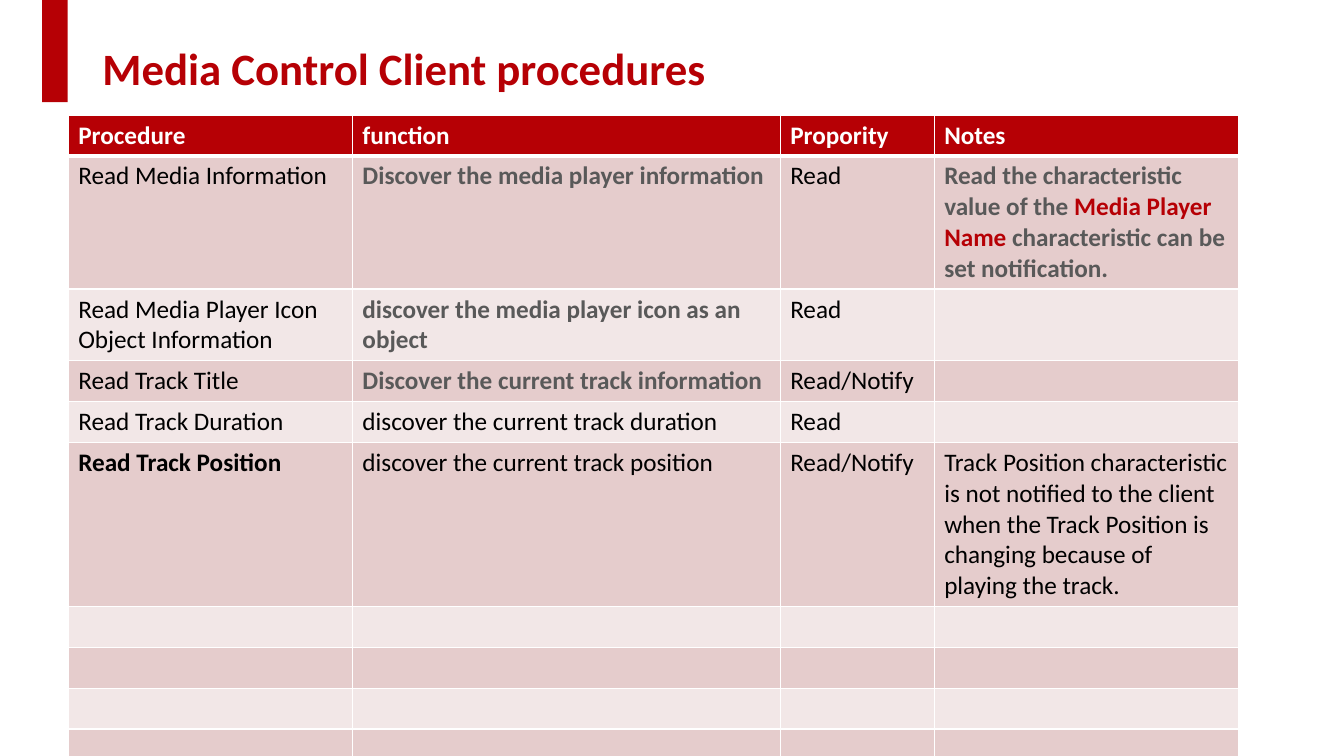
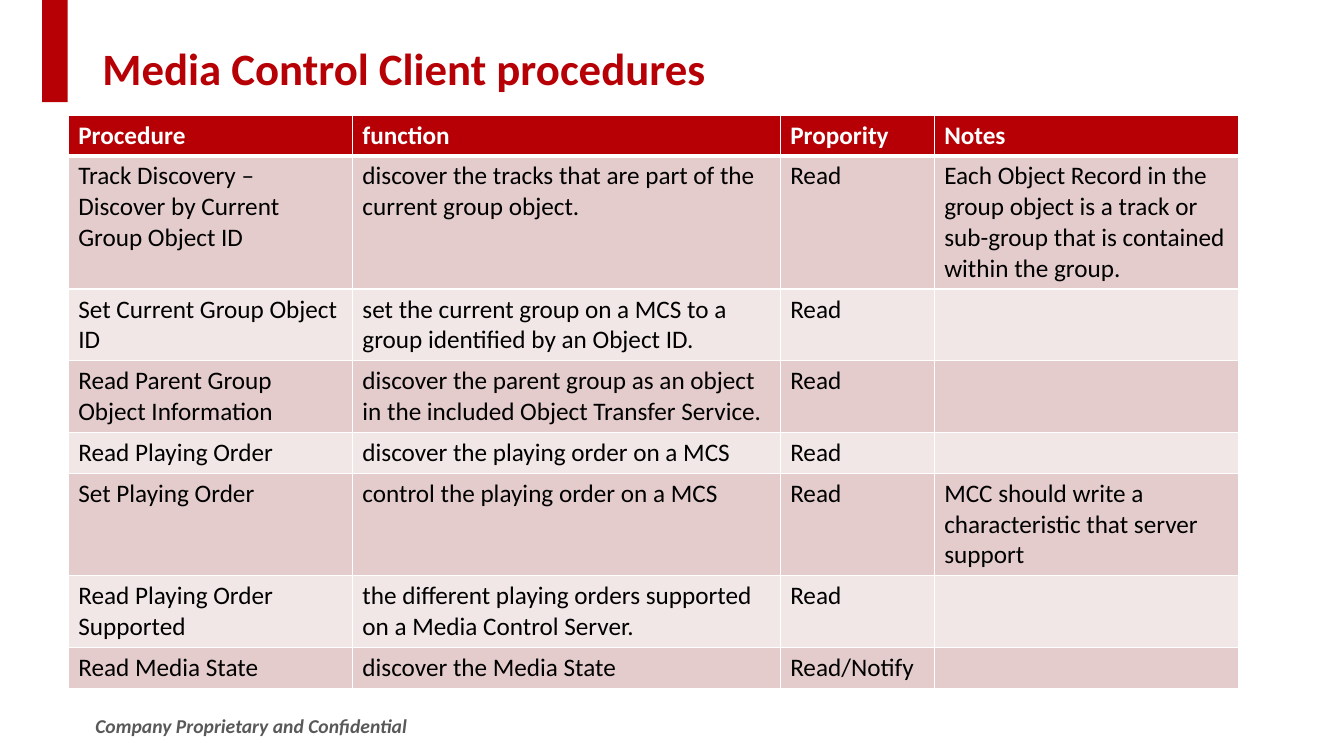
Before and after one commit to SWJTUjch/obsidian, a slide deck: slide 7 of Bluetooth/LE Audio/MCP/LE_Audio_MCP_sharing.pptx. Drawn at 1344x756 pixels with LibreOffice and Linux fonts; fonts in the diff are those of the drawing; background and template pictures are left out. Boxes give left, top, right and bottom in pixels: in the first picture for what was removed or moved away, otherwise in the second. Text is boxed around its words. In the diff, an @@ line names an element or a change of style, - is before the commit and + after.

```diff
--- a/Bluetooth/LE Audio/MCP/LE_Audio_MCP_sharing.pptx
+++ b/Bluetooth/LE Audio/MCP/LE_Audio_MCP_sharing.pptx
@@ table at (69,115,1239,684) @@
-row 2: Read Media Information | Discover the media player information | Read | Read the characteristic value of the Media Player Name characteristic can be set notification.
-row 3: Read Media Player Icon Object Information | discover the media player icon as an object | Read | 
-row 4: Read Track Title | Discover the current track information | Read/Notify | 
-row 5: Read Track Duration | discover the current track duration | Read | 
-row 6: Read Track Position | discover the current track position | Read/Notify | Track Position characteristic is not notified to the client when the Track Position is changing because of playing the track.
-row 7:  |  |  | 
-row 8:  |  |  | 
-row 9:  |  |  | 
-row 10:  |  |  | 
+row 2: Track Discovery – Discover by Current Group Object ID | discover the tracks that are part of the current group object. | Read | Each Object Record in the group object is a track or sub-group that is contained within the group.
+row 3: Set Current Group Object ID | set the current group on a MCS to a group identified by an Object ID. | Read | 
+row 4: Read Parent Group Object Information | discover the parent group as an object in the included Object Transfer Service. | Read | 
+row 5: Read Playing Order | discover the playing order on a MCS | Read | 
+row 6: Set Playing Order | control the playing order on a MCS | Read | MCC should write a characteristic that server support
+row 7: Read Playing Order Supported | the different playing orders supported on a Media Control Server. | Read | 
+row 8: Read Media State | discover the Media State | Read/Notify | 
```
Also in this commit, not shown: 5 other slides changed, 4 slides added, 15 slides removed, 19 other files.
